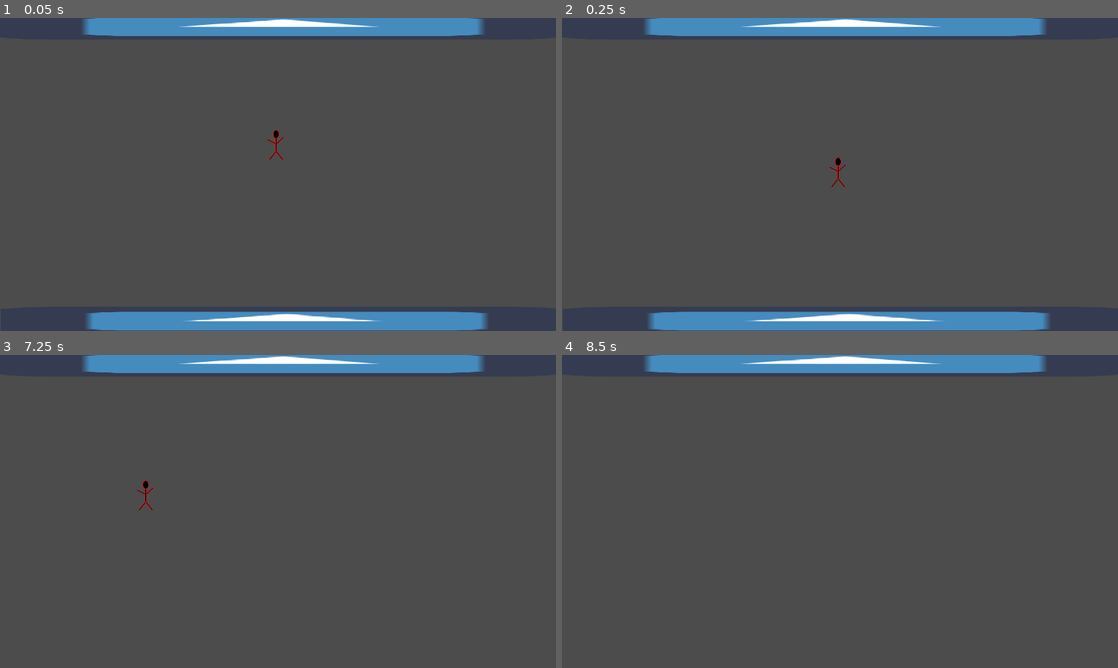
Above: before the commit, frames 1-4 (two rows, left to right).
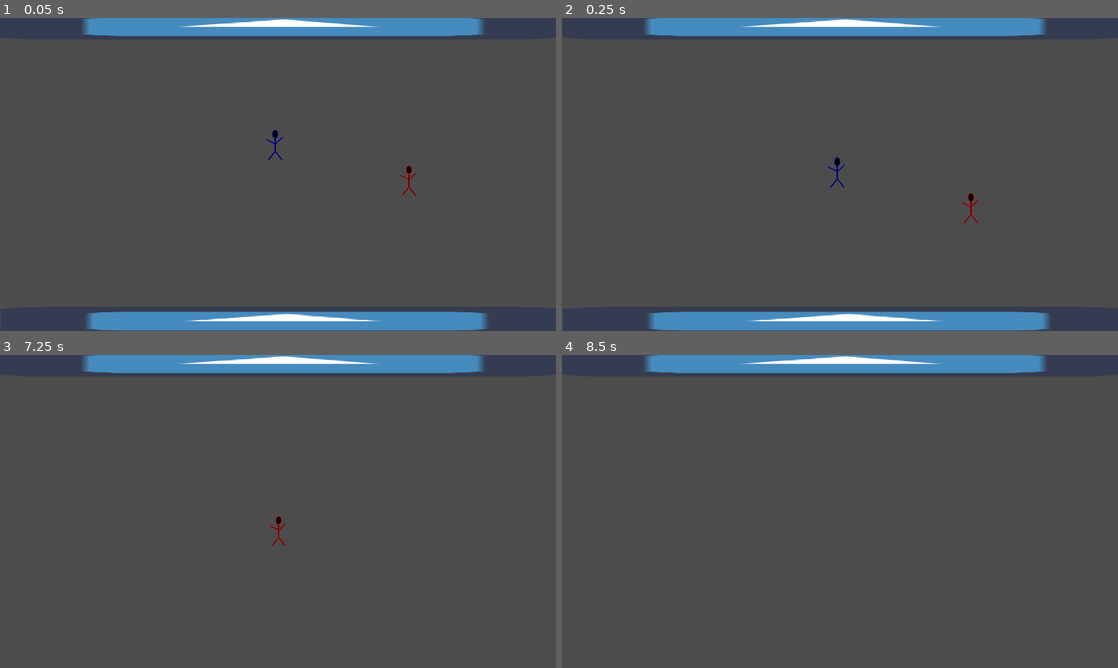
Above: after the commit, the same moments.

Repository: LeonMatthes/SkeleTurn
Game: Godot game, scene res://scenes/FirstArena.tscn
Same seed, same stepped clock (60 frames per second), same inputs: the game is played once before the commit and once after it. The engine's default icon, where the game draws it, is replaced by a stand-in: a white triangle on a blue panel in a dark square.
Inputs:
- Up to frame 1 (0.05 s): no input
- Up to frame 2 (0.25 s): no input
- Up to frame 3 (7.25 s): hold Right (ui_right) 0.53-1.28 s; tap Enter at 1.25, 2.75, 4.25 s; hold Left (ui_left) 1.28-2.03 s; tap Space at 2, 3.5, 5 s; hold Right (ui_right) 2.03-2.78 s; hold Up (ui_up) 2.78-3.53 s; hold Left (ui_left) 3.53-5.78 s; hold Right (ui_right) 5.78-6.53 s; hold Up (ui_up) from 6.53 s (still down)
- Up to frame 4 (8.5 s): release Up (ui_up) at 7.28 s; hold Right (ui_right) 7.28-8.03 s; hold Left (ui_left) from 8.03 s (still down)

The runs differ from the first frame. In frame 1, 0.2% of the frame differs, in the area x 47-75%, y 35-57%; in frame 2, 0.2%, in the area x 47-75%, y 44-66%; in frame 3, 0.2%; in frame 4, nothing differs.

Commit message:
Added second player

Diff:
--- a/project.godot
+++ b/project.godot
@@ -21,6 +21,21 @@
 window/stretch/mode="2d"
 window/stretch/aspect="keep"
 
+[input]
+
+move_right1=[ Object(InputEventKey,"resource_local_to_scene":false,"resource_name":"","device":0,"alt":false,"shift":false,"control":false,"meta":false,"command":false,"pressed":false,"scancode":16777233,"unicode":0,"echo":false,"script":null)
+ ]
+move_right2=[ Object(InputEventKey,"resource_local_to_scene":false,"resource_name":"","device":0,"alt":false,"shift":false,"control":false,"meta":false,"command":false,"pressed":false,"scancode":68,"unicode":0,"echo":false,"script":null)
+ ]
+move_left1=[ Object(InputEventKey,"resource_local_to_scene":false,"resource_name":"","device":0,"alt":false,"shift":false,"control":false,"meta":false,"command":false,"pressed":false,"scancode":16777231,"unicode":0,"echo":false,"script":null)
+ ]
+move_left2=[ Object(InputEventKey,"resource_local_to_scene":false,"resource_name":"","device":0,"alt":false,"shift":false,"control":false,"meta":false,"command":false,"pressed":false,"scancode":65,"unicode":0,"echo":false,"script":null)
+ ]
+change_gravity1=[ Object(InputEventKey,"resource_local_to_scene":false,"resource_name":"","device":0,"alt":false,"shift":false,"control":false,"meta":false,"command":false,"pressed":false,"scancode":16777232,"unicode":0,"echo":false,"script":null)
+ ]
+change_gravity2=[ Object(InputEventKey,"resource_local_to_scene":false,"resource_name":"","device":0,"alt":false,"shift":false,"control":false,"meta":false,"command":false,"pressed":false,"scancode":87,"unicode":0,"echo":false,"script":null)
+ ]
+
 [rendering]
 
 environment/default_environment="res://default_env.tres"
--- a/scenes/FirstArena.tscn
+++ b/scenes/FirstArena.tscn
@@ -11,6 +11,8 @@
 [node name="Node2D" type="Node2D"]
 
 [node name="Player" parent="." index="0" instance=ExtResource( 1 )]
+
+playerNumber = 2
 
 [node name="Wall" type="RigidBody2D" parent="." index="1"]
 
@@ -83,3 +85,7 @@
 scale = Vector2( 20.25, 1 )
 texture = ExtResource( 2 )
 _sections_unfolded = [ "Transform" ]
+
+[node name="Player2" parent="." index="3" instance=ExtResource( 1 )]
+
+position = Vector2( 940, 371 )
--- a/scenes/Player.gd
+++ b/scenes/Player.gd
@@ -4,6 +4,7 @@
 # var a = 2
 # var b = "textvar"
 export (float) var gravityFactor = 1
+export (int) var playerNumber = 1
 var gravity = 2000
 
 
@@ -12,10 +13,15 @@
 
 var sprite = null
 
+var moveRightAction = "move_right"
+var moveLeftAction = "move_left"
+
+
+
 func _ready():
-	# Called every time the node is added to the scene.
-	# Initialization here
-	sprite = self.get_node("PlayerIcon")
+	$Player1Icon.set_visible(false)
+	sprite = self.get_node("Player" + str(playerNumber) + "Icon")
+	sprite.set_visible(true)
 
 func changeGravity():
 	gravityFactor *= -1
@@ -24,11 +30,11 @@
 
 func get_input(delta):
 	velocity.x = 0
-	if Input.is_action_pressed("ui_right"):
+	if Input.is_action_pressed("move_right" + str(playerNumber)):
 		velocity.x += speed
-	if Input.is_action_pressed("ui_left"):
+	if Input.is_action_pressed("move_left" + str(playerNumber)):
 		velocity.x -= speed
-	if Input.is_action_just_pressed("ui_up"):
+	if Input.is_action_just_pressed("change_gravity" + str(playerNumber)):
 		self.changeGravity()
 	velocity.y += gravityFactor * gravity * delta
 
--- a/scenes/Player.tscn
+++ b/scenes/Player.tscn
@@ -1,7 +1,8 @@
-[gd_scene load_steps=4 format=2]
+[gd_scene load_steps=5 format=2]
 
 [ext_resource path="res://scenes/Player.gd" type="Script" id=1]
 [ext_resource path="res://graphics/red-char.png" type="Texture" id=2]
+[ext_resource path="res://graphics/blue-char.png" type="Texture" id=3]
 
 [sub_resource type="RectangleShape2D" id=1]
 
@@ -10,7 +11,7 @@
 
 [node name="Player" type="KinematicBody2D" index="0"]
 
-position = Vector2( 634.153, 289.041 )
+position = Vector2( 632.153, 289.041 )
 scale = Vector2( 0.7, 0.7 )
 input_pickable = false
 collision_layer = 1
@@ -22,6 +23,7 @@
 "_edit_group_": true
 }
 gravityFactor = 1
+playerNumber = 1
 
 [node name="PlayerCollisionBox" type="CollisionShape2D" parent="." index="0"]
 
@@ -29,7 +31,13 @@
 shape = SubResource( 1 )
 _sections_unfolded = [ "Transform" ]
 
-[node name="PlayerIcon" type="Sprite" parent="." index="1"]
+[node name="Player1Icon" type="Sprite" parent="." index="1"]
 
 texture = ExtResource( 2 )
 _sections_unfolded = [ "Transform" ]
+
+[node name="Player2Icon" type="Sprite" parent="." index="2"]
+
+visible = false
+texture = ExtResource( 3 )
+_sections_unfolded = [ "Region", "Transform" ]
